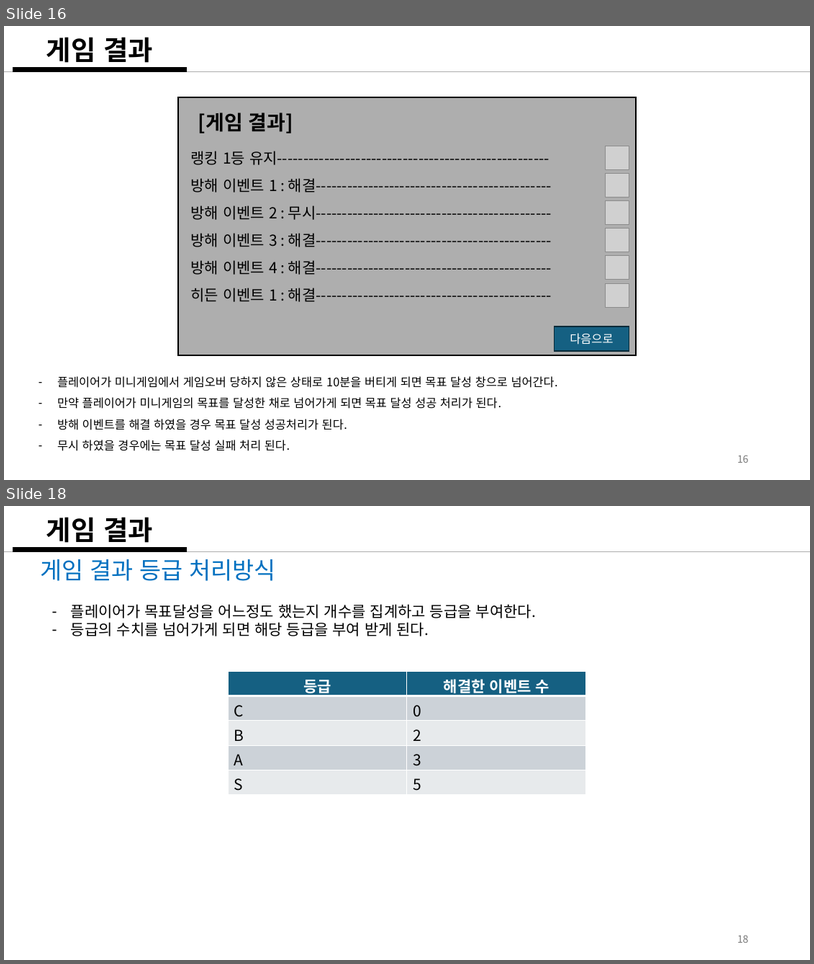
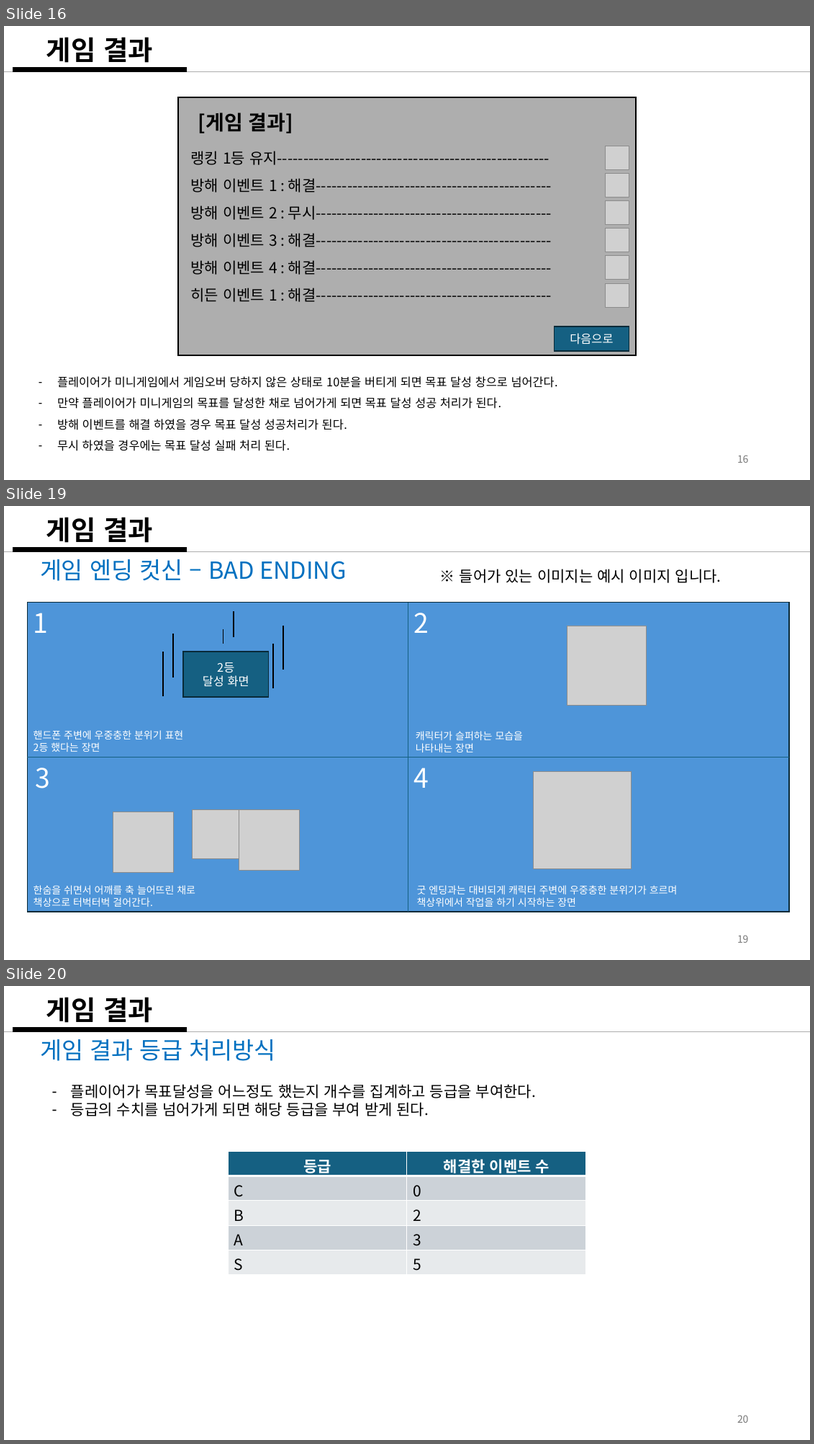
Before and after one commit to weariness00/Mandle_10Minute_Game, a slide deck: document/Please Leave me alone!.pptx. Shown one above the other, each under a label of ours: slides 16 and 18 before the commit, slides 16, 19 and 20 after it; the slides between them are not shown. The pictures are 814x964 and 814x1444 pixels, drawn with LibreOffice and Linux fonts; fonts in the diff are those of the drawing; grey boxes stand for pictures. Boxes give left, top, right and bottom in pixels: in the first picture for what was removed or moved away, otherwise in the second. Text is boxed around its words. In the diff, an @@ line names an element or a change of style, - is before the commit and + after.

Commit message:
엔딩예시 이미지 추가, 알람이벤트추가,루프 이벤트 속성추가

```diff
--- a/document/Please Leave me alone!.pptx
+++ b/document/Please Leave me alone!.pptx
@@ slide 19 added at [4,506,810,960], background #FFFFFF @@
@@ text added at [46,517,153,543], 32 pt, text #000000, bold @@
+게임 결과
@@ line added from (4, 552) to (810, 552), #AEAEAE 1.5 pt @@
@@ line added from (13, 549) to (188, 549), #000000 6 pt @@
@@ text added at [40,559,347,581], 28 pt, text #0070C0 @@
+게임 엔딩 컷신 – BAD ENDING
@@ text added at [460,569,722,583], 18 pt, text #000000 @@
+※ 들어가 있는 이미지는 예시 이미지 입니다.
@@ rectangle added at [28,602,790,912], fill #4E95D9, outline #092A39 1.5 pt @@
@@ text added at [34,613,49,633], 32 pt, text #FFFFFF @@
+1
@@ line added from (234, 611) to (234, 637), #000000 1.5 pt @@
@@ line added from (409, 602) to (409, 912), #156082 1.5 pt @@
@@ text added at [414,613,430,633], 32 pt, text #FFFFFF @@
+2
@@ line added from (173, 633) to (173, 678), #000000 1.5 pt @@
@@ line added from (224, 629) to (224, 644), #000000 1.5 pt @@
@@ line added from (283, 626) to (283, 670), #000000 1.5 pt @@
@@ picture added at [567,626,646,705] @@
@@ line added from (163, 651) to (163, 696), #000000 1.5 pt @@
@@ rectangle added at [183,651,268,698], fill #156082, outline #092A39 1.5 pt, 14 pt, text #FFFFFF @@
+2등
+달성 화면
@@ line added from (273, 644) to (273, 688), #000000 1.5 pt @@
@@ text added at [34,730,184,752], 12 pt, text #FFFFFF @@
+핸드폰 주변에 우중충한 분위기 표현
+2등 했다는 장면
@@ text added at [416,731,524,752], 12 pt, text #FFFFFF @@
+캐릭터가 슬퍼하는 모습을
+나타내는 장면
@@ line added from (28, 757) to (790, 757), #156082 1.5 pt @@
@@ text added at [36,767,51,788], 32 pt, text #FFFFFF @@
+3
@@ text added at [414,767,430,788], 32 pt, text #FFFFFF @@
+4
@@ picture added at [534,772,631,869] @@
@@ picture added at [113,811,173,872] @@
@@ picture added at [192,809,241,858] @@
@@ picture added at [239,809,299,870] @@
@@ text added at [34,885,196,906], 12 pt, text #FFFFFF @@
+한숨을 쉬면서 어깨를 축 늘어뜨린 채로
+책상으로 터벅터벅 걸어간다.
@@ text added at [417,885,678,906], 12 pt, text #FFFFFF @@
+굿 엔딩과는 대비되게 캐릭터 주변에 우중충한 분위기가 흐르며
+책상위에서 작업을 하기 시작하는 장면
@@ page number added at [738,934,749,942], 12 pt, text #797979 @@
+19
@@ what was slide 18 is now slide 20 @@
@@ page number at [738,1414,749,1422]: text changed @@
-18
+20
```
Also in this commit, not shown: 1 slide changed, 1 other slide added, 4 other files.
